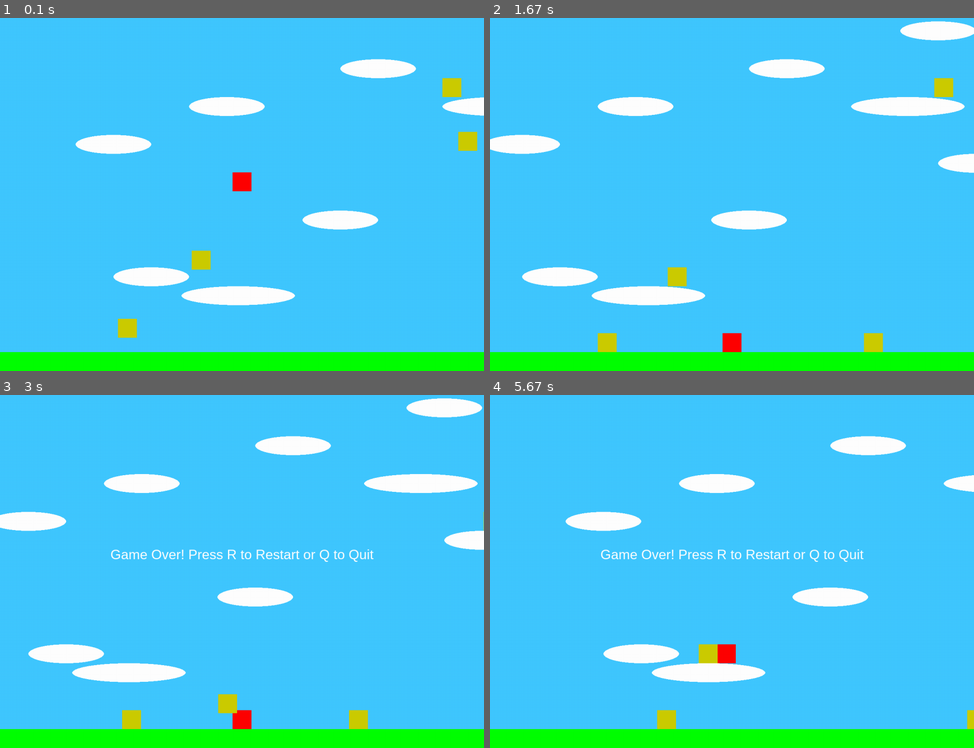
Above: before the commit, frames 1-4 (two rows, left to right).
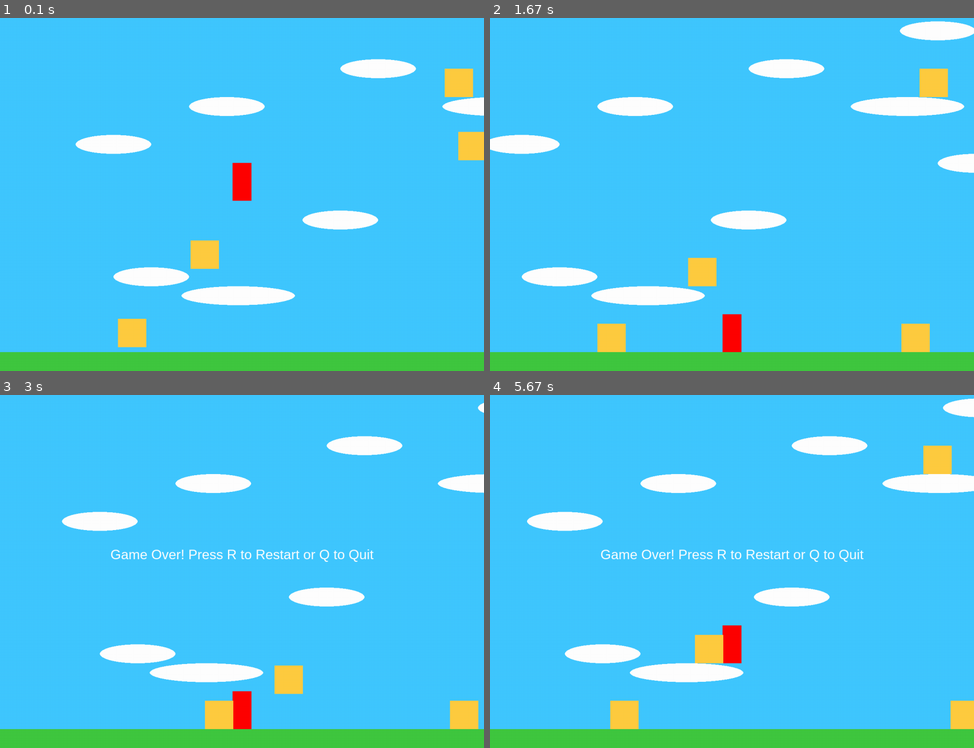
Above: after the commit, the same moments.

Repository: vilaca/pygame-test
Game: pygame game, started from super_mario.py
The game is run twice, just before and just after one commit, with the same random seed, the same clock (stepped at 60 frames per second) and the same inputs.
Inputs:
- Up to frame 1 (0.1 s): no input
- Up to frame 2 (1.67 s): hold Right 0.33-0.8 s; hold Right 0.83-1.3 s; hold Left from 1.33 s (still down)
- Up to frame 3 (3 s): release Left at 1.87 s; hold Left 1.9-2.3 s; hold Right 2.33-2.97 s
- Up to frame 4 (5.67 s): hold R 3-3.37 s; hold Left 3.4-3.87 s; hold R 4.4-4.7 s; hold Right 4.73-5.2 s; hold Left from 5.23 s (still down)

The runs differ from the first frame. In frame 1, 7.5% of the frame differs, in the area x 0-100%, y 14-100%; in frame 2, 8.2%; in frame 3, 18%, in the area x 0-100%, y 0-100%; in frame 4, 13%.

Commit message:
improve sky color and other misc visual improvs

Diff:
--- a/super_mario.py
+++ b/super_mario.py
@@ -13,8 +13,8 @@
 # Colors
 CYAN = (64, 200, 255)
 RED = (255, 0, 0)
-GREEN = (0, 255, 0)
-DARK_YELLOW = (204, 204, 0)
+GREEN = (64, 200, 64)
+DARK_YELLOW = (255, 204, 64)
 WHITE = (255, 255, 255)
 
 # Screen setup
@@ -44,14 +44,14 @@
                 if event.key == pygame.K_r:
                     waiting = False
                     main()
-                elif event.key == pygame.K_q:
+                elif event.key == pygame.K_q or event.key == pygame.K_ESCAPE:
                     pygame.quit()
                     sys.exit()
 
 class Player(pygame.sprite.Sprite):
     def __init__(self):
         super().__init__()
-        self.image = pygame.Surface((50, 50))
+        self.image = pygame.Surface((50, 100))
         self.image.fill(RED)
         self.rect = self.image.get_rect()
         self.rect.center = (SCREEN_WIDTH // 2, SCREEN_HEIGHT // 2)
@@ -132,7 +132,7 @@
 class Foe(pygame.sprite.Sprite):
     def __init__(self, x, y, width, height, min_x, max_x):
         super().__init__()
-        self.image = pygame.Surface((width, height))
+        self.image = pygame.Surface((width*1.5, height*1.5))
         self.image.fill(DARK_YELLOW)
         self.rect = self.image.get_rect()
         self.rect.topleft = (x, y)
@@ -142,7 +142,7 @@
         self.vel_y = 0
         self.on_ground = False
         self.min_x = min_x
-        self.max_x = max_x
+        self.max_x = max_x + width
         self.on_moving_platform = None
 
     def update(self, platforms, _):
@@ -261,7 +261,7 @@
             delta_x = platform.update()
             for entity in [player] + [foe for foe in foes]:
                 if entity.on_moving_platform == platform:
-                    entity.rect.x += delta_x * 2.5
+                    entity.rect.x += delta_x * 2
 
         camera.update(player)
 
